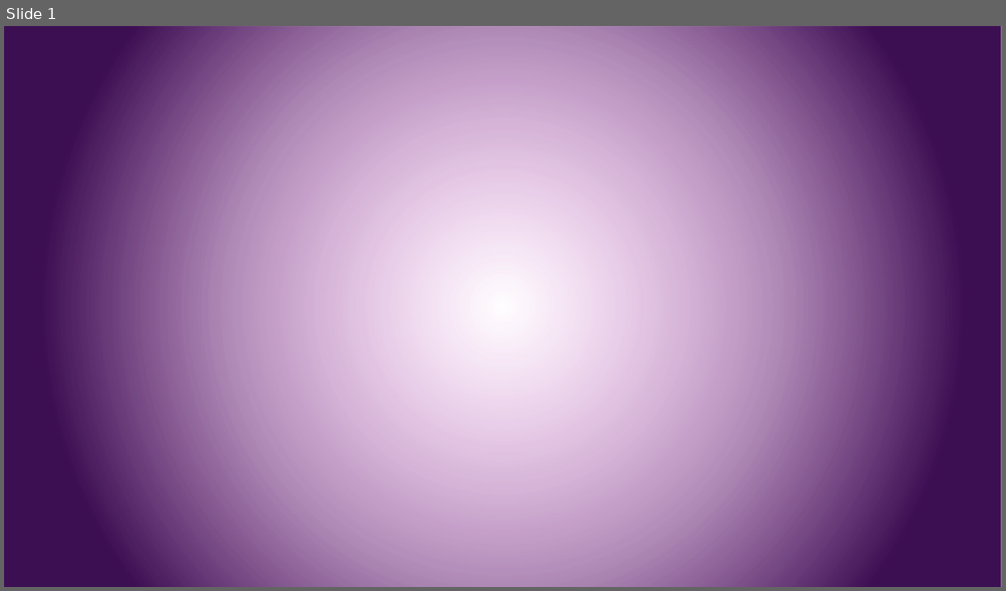
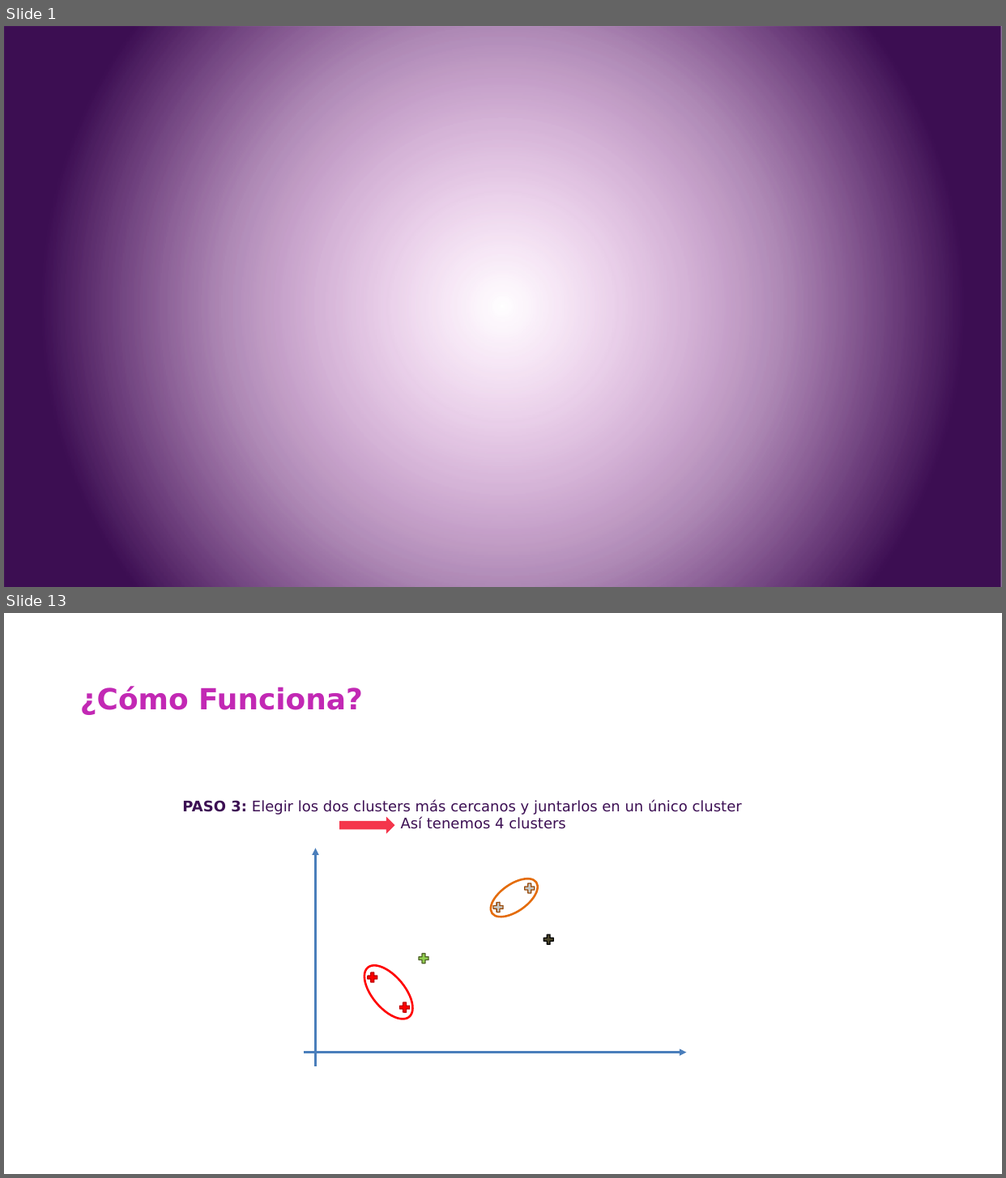
Before and after one commit to csameshiman/Axity_Curso_ML_2023, a slide deck: Diapositivas/Parte 04.Clustering/Sección 04.2.Hierarchical Clustering/Hierarchical_Clustering.pptx. Shown one above the other, each under a label of ours: slide 1 before the commit, slides 1 and 13 after it; the slides between them are not shown. The pictures are 1006x591 and 1006x1178 pixels, drawn with LibreOffice and Linux fonts; fonts in the diff are those of the drawing; background and template pictures are left out. Boxes give left, top, right and bottom in pixels: in the first picture for what was removed or moved away, otherwise in the second. Text is boxed around its words. In the diff, an @@ line names an element or a change of style, - is before the commit and + after.

```diff
--- a/Diapositivas/Parte 04.Clustering/Sección 04.2.Hierarchical Clustering/Hierarchical_Clustering.pptx
+++ b/Diapositivas/Parte 04.Clustering/Sección 04.2.Hierarchical Clustering/Hierarchical_Clustering.pptx
@@ slide 13 added at [4, 613, 1002, 1174], background picture (left out) @@
@@ title added at [80, 686, 363, 715], 28 pt, text #C228B4, bold @@
+¿Cómo Funciona?
@@ text added at [182, 800, 742, 829], 14 pt, text #3C0F53 @@
+PASO 3: Elegir los dos clusters más cercanos y juntarlos en un único cluster
+Así tenemos 4 clusters
@@ right arrow added at [339, 816, 394, 834], fill #F4364C @@
@@ arrow added from (315, 1067) to (315, 848), #4A7EBB 2.25 pt @@
@@ ellipse added at [485, 871, 544, 925], outline #E46C0A 2 pt @@
@@ freeform shape added at [492, 901, 505, 914], fill #C7C9C6, outline #984807 1 pt @@
@@ freeform shape added at [523, 882, 536, 895], fill #C7C9C6, outline #984807 1 pt @@
@@ freeform shape added at [418, 952, 430, 965], fill #92D050, outline #4F6228 1 pt @@
@@ freeform shape added at [542, 933, 555, 946], fill #4A452A, outline #000000 1 pt @@
@@ ellipse added at [356, 957, 422, 1027], outline #FF0000 2 pt @@
@@ freeform shape added at [366, 971, 379, 984], fill #FF0000, outline #C00000 1 pt @@
@@ freeform shape added at [398, 1001, 411, 1014], fill #FF0000, outline #C00000 1 pt @@
@@ arrow added from (304, 1053) to (687, 1053), #4A7EBB 2.25 pt @@
```
Also in this commit, not shown: 27 other slides added, 16 slides removed.
